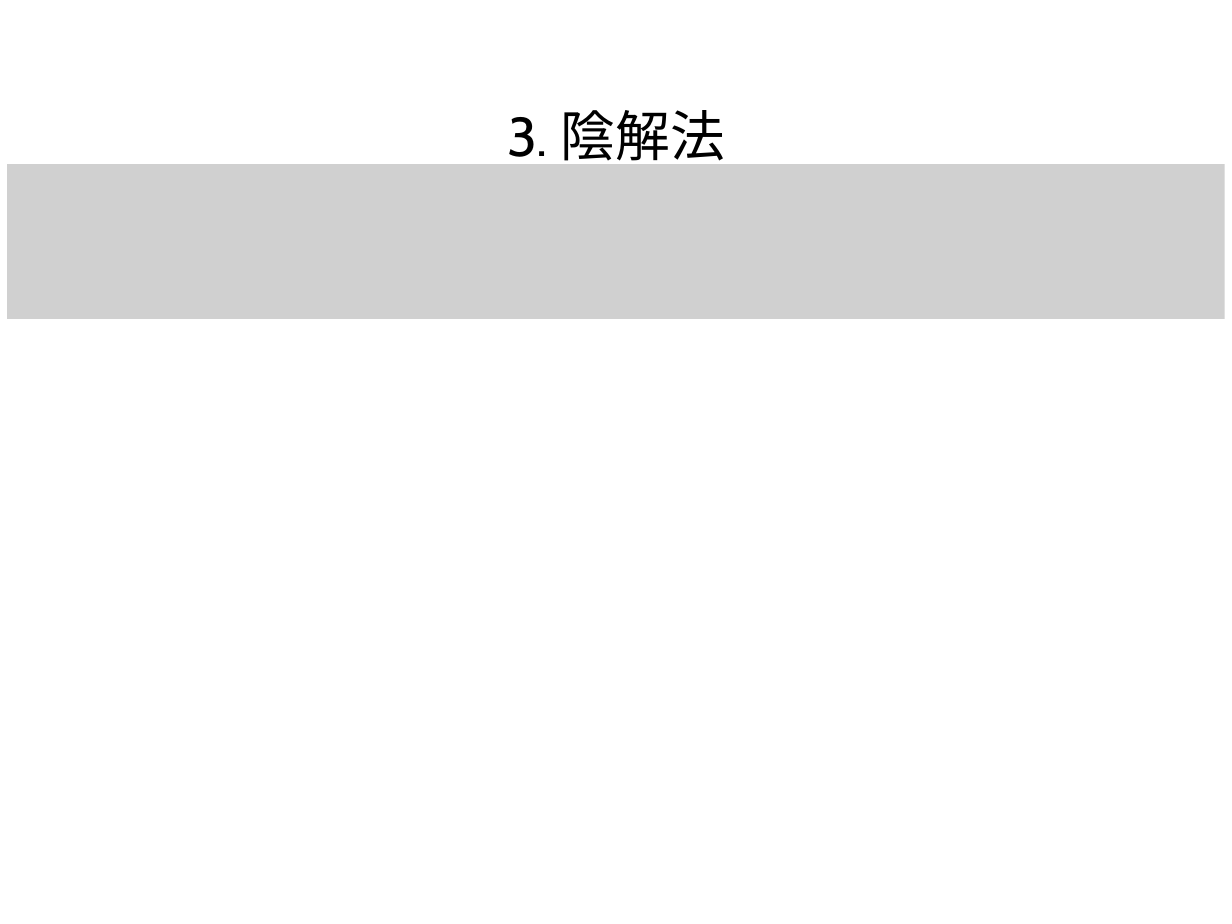
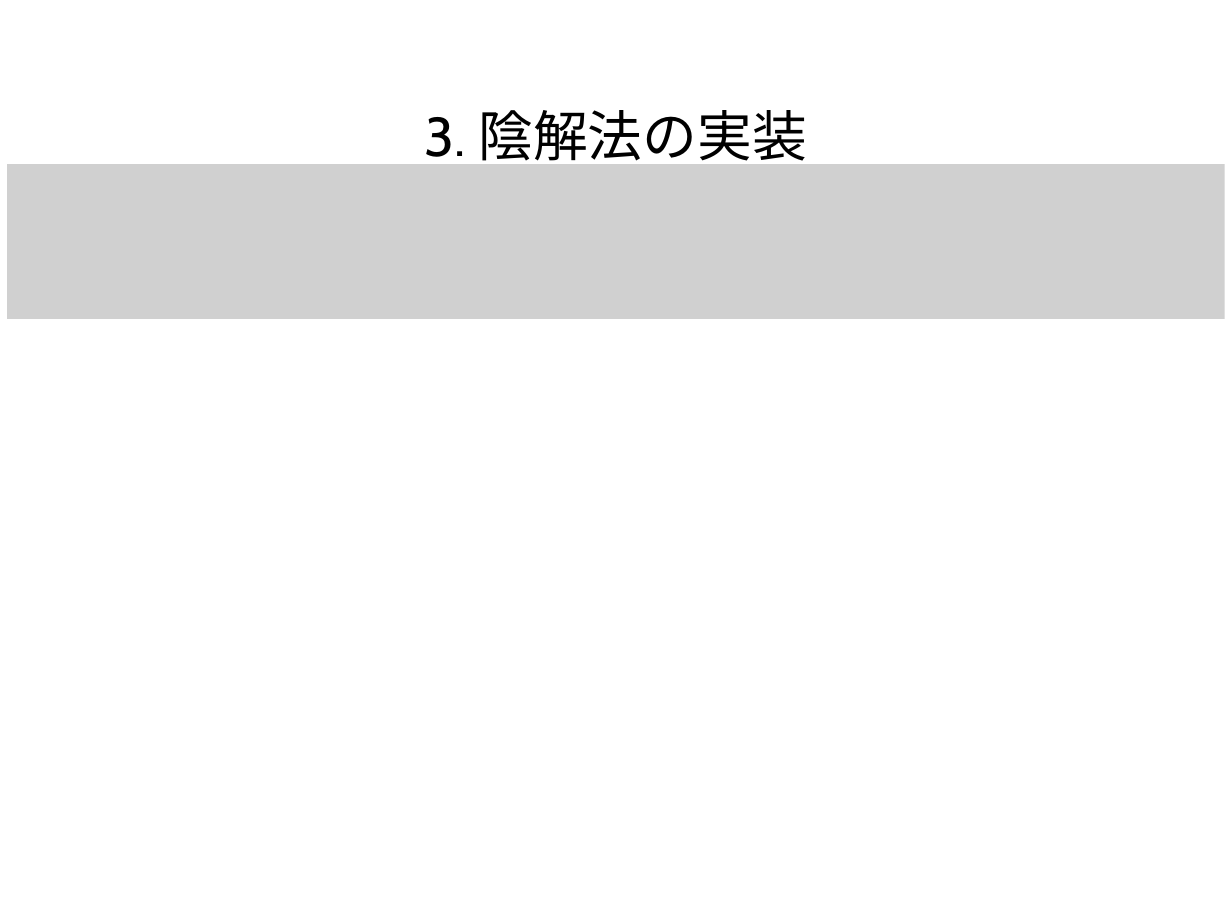
Before and after one commit to te288/intro_to_NA2022, a slide deck: slide 17 of pptx/04_1次元拡散方程式（陰解法）.pptx (slide 13 before the commit). Drawn at 1232x924 pixels with LibreOffice and Linux fonts; fonts in the diff are those of the drawing; grey boxes stand for pictures. Boxes give left, top, right and bottom in pixels: in the first picture for what was removed or moved away, otherwise in the second. Text is boxed around its words. In the diff, an @@ line names an element or a change of style, - is before the commit and + after.

Commit message:
陰解法の説明pdf追加

```diff
--- a/pptx/04_1次元拡散方程式（陰解法）.pptx
+++ b/pptx/04_1次元拡散方程式（陰解法）.pptx
@@ title at [425, 110, 807, 170]: text changed @@
-3. 陰解法
+3. 陰解法の実装
```
Also in this commit, not shown: 10 other slides changed, 5 slides added, 1 slide removed, 8 other files.
